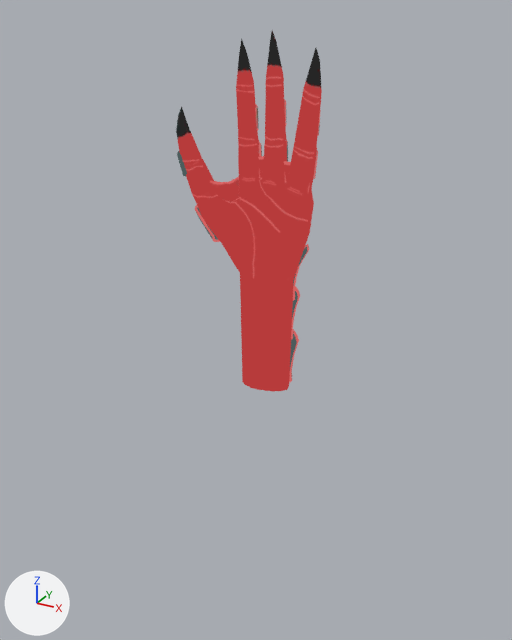
One commit to the glTF model godot/assets/models/battle/summons/DragonClaw.glb: the scene before it, then after it.
Camera for both pictures: a camera (50 mm lens) standing at (0.237, -0.454, 0.275) and looking at (-0.023, 0.019, 0.039). Arrows for +X, +Y and +Z are at lower left; the lights stay in place. The first picture is the older version. Both versions are drawn at frame 0 of the action 'Claw_Intro'; the numbers are the values there. Vertices at exactly the same position are counted once.

The older version as bpy lines, for what is in view:
```python
me_dragon_claw = bpy.data.meshes.new('Dragon_Claw')
me_dragon_claw.from_pydata(...)  # 977 vertices, 1738 faces; spans x -1.54..0.76, y -0.05..5.26, z -0.51..0.42
me_dragon_claw.materials.append(mat_dragonclaw)
ob_dragon_claw = bpy.data.objects.new('Dragon_Claw', me_dragon_claw)
ob_dragon_claw.parent = ob_dragonclaw
ob_dragon_claw.location = (0.0, 0.0, 0.0)
ob_dragon_claw.rotation_euler = (1.571, 0.0, 0.0)  # degrees (90, 0, 0)
```
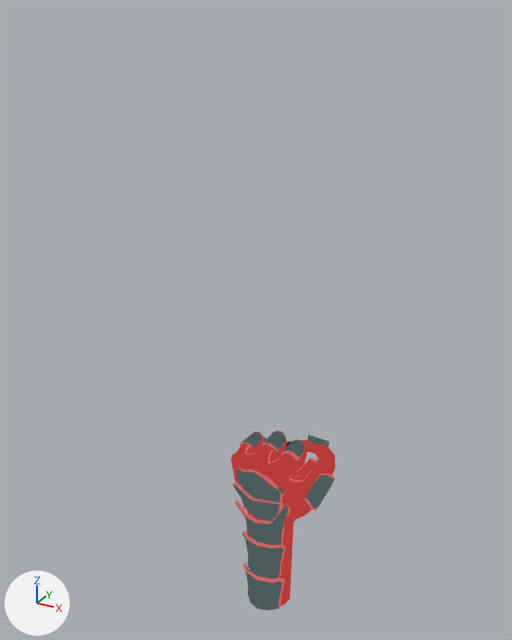
Diff of the bpy script that builds the scene:
```diff
--- a/godot/assets/models/battle/summons/DragonClaw.glb.py
+++ b/godot/assets/models/battle/summons/DragonClaw.glb.py
@@ me_dragon_claw @@
 # used by ob_dragon_claw; parent = ob_dragonclaw; location = (0.0, 0.0, 0.0); rotation_euler = (1.571, 0.0, 0.0), in degrees (90, 0, 0)
-me_dragon_claw.from_pydata(...)  # 977 vertices, 1738 faces; spans x -1.54..0.76, y -0.05..5.26, z -0.51..0.42
+me_dragon_claw.from_pydata(...)  # 978 vertices, 1738 faces; spans x -0.65..1.03, y -0.54..1.0, z -4.73..-1.3
+# me_dragon_claw part 1: the loose piece of 38 vertices spanning x -0.5..0.51, y 2.09..2.68, z -0.51..-0.15 is multiplied about its middle by the matrix ((-1.0, 0.001, -0.002), (-0.002, -0.024, 1.0), (0.001, 1.0, 0.024)), then moved by (0.0, -2.74, -1.98)
+# me_dragon_claw part 2: the loose piece of 48 vertices spanning x -0.42..0.44, y -0.04..0.79, z -0.4..-0.03 is multiplied about its middle by the matrix ((-1.0, 0.003, -0.006), (-0.006, -0.007, 1.0), (0.003, 1.0, 0.007)), then moved by (-0.02, -0.59, -4.09)
+# me_dragon_claw part 3: the loose piece of 48 vertices spanning x -0.42..0.44, y 0.72..1.55, z -0.4..-0.04 is multiplied about its middle by the matrix ((-1.0, 0.003, -0.006), (-0.006, -0.007, 1.0), (0.003, 1.0, 0.007)), then moved by (-0.01, -1.36, -3.33)
+# me_dragon_claw part 4: the loose piece of 44 vertices spanning x -0.49..0.49, y 2.25..3.09, z -0.47..-0.15 is multiplied about its middle by the matrix ((-1.0, 0.001, -0.002), (-0.002, -0.024, 1.0), (0.001, 1.0, 0.024)), then moved by (0.01, -3.01, -1.72)
+# me_dragon_claw part 5: the loose piece of 36 vertices spanning x -0.12..0.19, y 3.34..3.82, z -0.28..-0.11 is multiplied about its middle by the matrix ((-0.99, -0.057, -0.116), (-0.06, 0.996, 0.023), (0.114, 0.03, -0.991)), then moved by (0.34, -3.37, -1.2)
+# me_dragon_claw part 6: the loose piece of 36 vertices spanning x -1.54..-1.26, y 3.15..3.55, z -0.15..0.26 is multiplied about its middle by the matrix ((0.347, -0.907, -0.006), (-0.675, -0.263, 0.647), (-0.606, -0.227, -0.724)), then moved by (1.94, -2.48, -1.62)
+# me_dragon_claw part 7: the loose piece of 36 vertices spanning x -0.53..-0.22, y 3.28..3.75, z -0.28..-0.09 is multiplied about its middle by the matrix ((-1.0, -0.002, 0.009), (-0.001, 0.993, 0.119), (-0.01, 0.119, -0.993)), then moved by (0.34, -3.24, -1.19)
+# me_dragon_claw part 8: the loose piece of 36 vertices spanning x -0.53..-0.26, y 3.87..4.28, z -0.21..-0.05 is multiplied about its middle by the matrix ((-0.997, 0.017, 0.016), (-0.02, -0.268, -0.96), (-0.012, -0.96, 0.268)), then moved by (0.36, -3.6, -1.72)
+# me_dragon_claw part 9: the loose piece of 36 vertices spanning x 0.34..0.69, y 3.26..3.75, z -0.24..-0.07 is multiplied about its middle by the matrix ((-0.953, 0.159, 0.257), (0.159, 0.987, -0.022), (-0.257, 0.02, -0.966)), then moved by (-0.98, -3.26, -1.34)
+# me_dragon_claw part 10: a new loose piece of 456 vertices spanning x -0.65..1.0, y -0.39..0.97, z -4.73..-1.3, in mat_dragonclaw
+# me_dragon_claw part 11: a new loose piece of 48 vertices spanning x -0.52..0.62, y -0.47..-0.05, z -3.3..-2.06, in mat_dragonclaw
+# me_dragon_claw part 12: a new loose piece of 44 vertices spanning x 0.74..1.03, y -0.1..0.63, z -2.45..-1.76, in mat_dragonclaw
+# me_dragon_claw part 13: the loose piece of 455 vertices spanning x -1.52..0.76, y -0.05..5.26, z -0.36..0.42 is deleted
+# me_dragon_claw part 14: the loose piece of 48 vertices spanning x -0.49..0.52, y 1.39..2.25, z -0.45..-0.04 is deleted
+# me_dragon_claw part 15: the loose piece of 44 vertices spanning x -1.22..-0.73, y 2.22..2.76, z -0.21..0.37 is deleted
+# other edits to the shape of me_dragon_claw do not show in these pictures
 me_dragon_claw.materials.append(mat_dragonclaw)
@@ ob_dragon_claw @@
 ob_dragon_claw = bpy.data.objects.new('Dragon_Claw', me_dragon_claw)
-ob_dragon_claw.parent = ob_dragonclaw
 ob_dragon_claw.location = (0.0, 0.0, 0.0)
-ob_dragon_claw.rotation_euler = (1.571, 0.0, 0.0)  # degrees (90, 0, 0)
+ob_dragon_claw.scale = (0.05, 0.05, 0.05)
```

Changed parts and their boxes (x1, y1, x2, y2) in the pictures (512 x 640 px; the box of a moved part takes in the faces that stretch with it):
'Dragon_Claw', reshaped, rescaled, moved, turned: before (176, 30, 322, 391); after (231, 430, 335, 611)
part 1 of me_dragon_claw, moved or reshaped (not visible before): after (232, 481, 283, 521)
part 2 of me_dragon_claw, moved or reshaped: before (289, 329, 299, 382); after (243, 563, 285, 611)
part 3 of me_dragon_claw, moved or reshaped (mostly hidden before): before (291, 286, 300, 340); after (242, 531, 286, 578)
part 4 of me_dragon_claw, moved or reshaped (not visible before): after (236, 468, 284, 503)
part 5 of me_dragon_claw, moved or reshaped (mostly hidden before): before (287, 141, 288, 162); after (281, 439, 305, 461)
part 6 of me_dragon_claw, moved or reshaped: before (177, 151, 187, 177); after (308, 435, 329, 446)
part 7 of me_dragon_claw, moved or reshaped (mostly hidden before): before (259, 142, 262, 156); after (262, 430, 286, 451)
part 8 of me_dragon_claw, moved or reshaped (not visible afterwards): before (255, 103, 259, 131)
part 9 of me_dragon_claw, moved or reshaped: before (313, 150, 318, 179); after (240, 431, 264, 448)
part 10 of me_dragon_claw, added (red): after (231, 436, 335, 606)
part 11 of me_dragon_claw, added (cyan): after (234, 500, 291, 545)
part 12 of me_dragon_claw, added (cyan): after (305, 474, 335, 510)
part 13 of me_dragon_claw, deleted (red): before (176, 30, 322, 391)
part 14 of me_dragon_claw, deleted (mostly hidden): before (293, 244, 309, 301)
part 15 of me_dragon_claw, deleted: before (195, 205, 220, 242)
